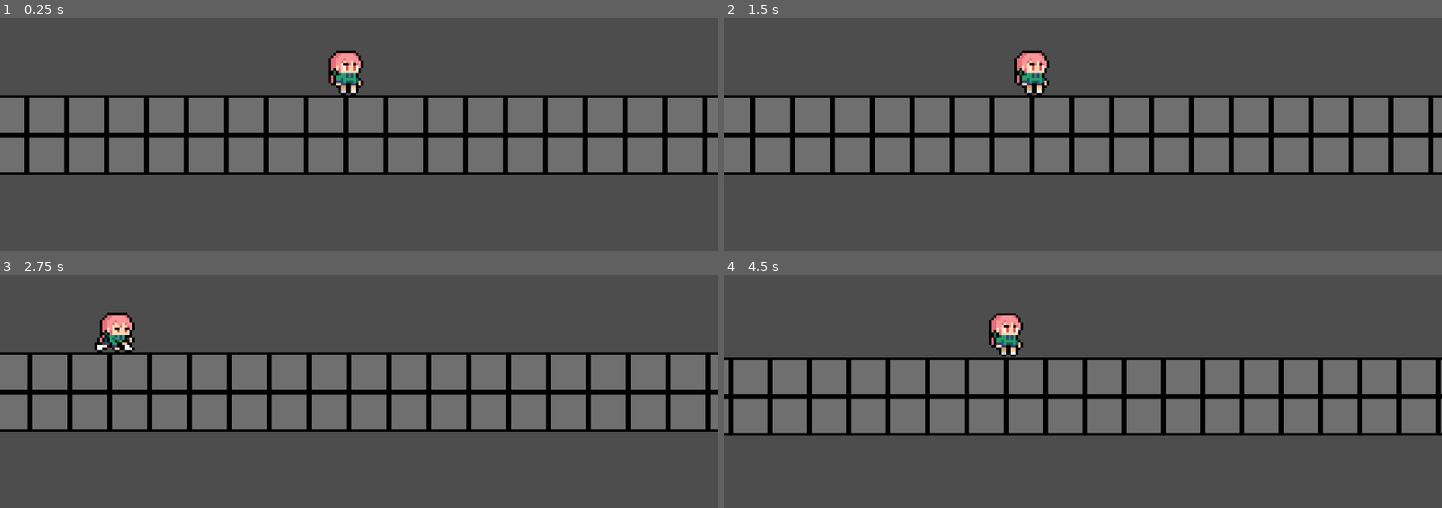
Above: before the commit, frames 1-4 (two rows, left to right).
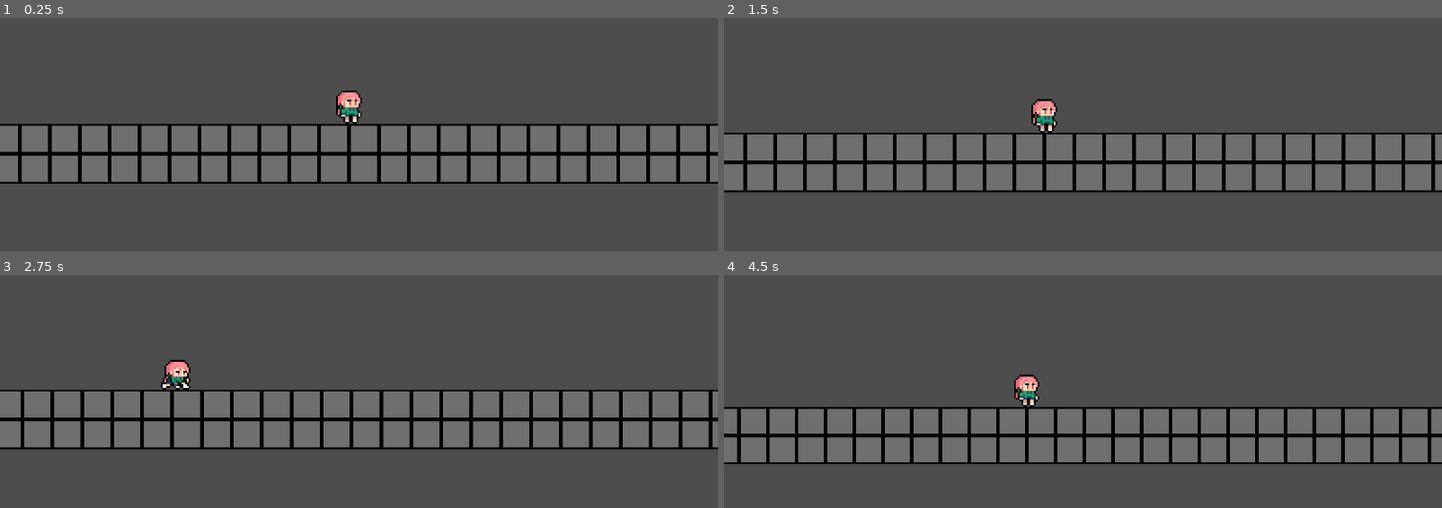
Above: after the commit, the same moments.

Repository: tunafishyummy/really-fast-platformer
Game: Godot game, scene res://scenes/game.tscn
Two runs of this game, one before a commit and one after it. Both use one fixed random seed, a clock stepped at 60 frames per second and the inputs below.
Inputs (mouse positions are in pixels of both pictures, inside the frame that each line leads up to):
- Up to frame 1 (0.25 s): no input
- Up to frame 2 (1.5 s): move the mouse to (1240, 29) at 0.52 s; right-click (1240, 29) at 0.6 s; tap W (jump) at 0.77 s; move the mouse to (939, 71) at 1.27 s; click (939, 71) at 1.35 s
- Up to frame 3 (2.75 s): tap W (jump) at 1.52 s; tap Enter at 2 s; move the mouse to (outside the picture) at 2.02 s; hold Shift (run) from 2.03 s (still down)
- Up to frame 4 (4.5 s): move the mouse to (1047, 389) at 2.77 s; release Shift (run) at 2.78 s; tap A (wasd_a) at 2.85 s; tap W (jump) at 3.02, 3.77 s; move the mouse to (1298, 368) at 3.52 s; tap D (wasd_d) at 3.6 s; move the mouse to (outside the picture) at 4.27 s; right-click (outside the picture) at 4.35 s

The runs differ from the first frame. In frame 1, 26% of the frame differs, in the area x 0-100%, y 13-72%; in frame 2, 31%; in frame 3, 31%; in frame 4, 37%, in the area x 0-100%, y 16-82%.

Commit message:
more zoom out for the camera

Diff:
--- a/scenes/camera.tscn
+++ b/scenes/camera.tscn
@@ -4,7 +4,7 @@
 
 [node name="Camera2D" type="Camera2D"]
 position = Vector2(0, -18)
-zoom = Vector2(4, 4)
+zoom = Vector2(3, 3)
 limit_bottom = 64
 limit_smoothed = true
 position_smoothing_enabled = true
--- a/scripts/camera_2d.gd
+++ b/scripts/camera_2d.gd
@@ -50,10 +50,10 @@
 
 func _on_prime_started() -> void:
 	prime_camera_leading = true
-	cam_zoom_to(3.5)
+	cam_zoom_to(2)
 
 func _on_prime_stopped() -> void:
-	cam_zoom_to(4)
+	cam_zoom_to(3)
 	position_smoothing_enabled = true
 	prime_camera_leading = false
 
